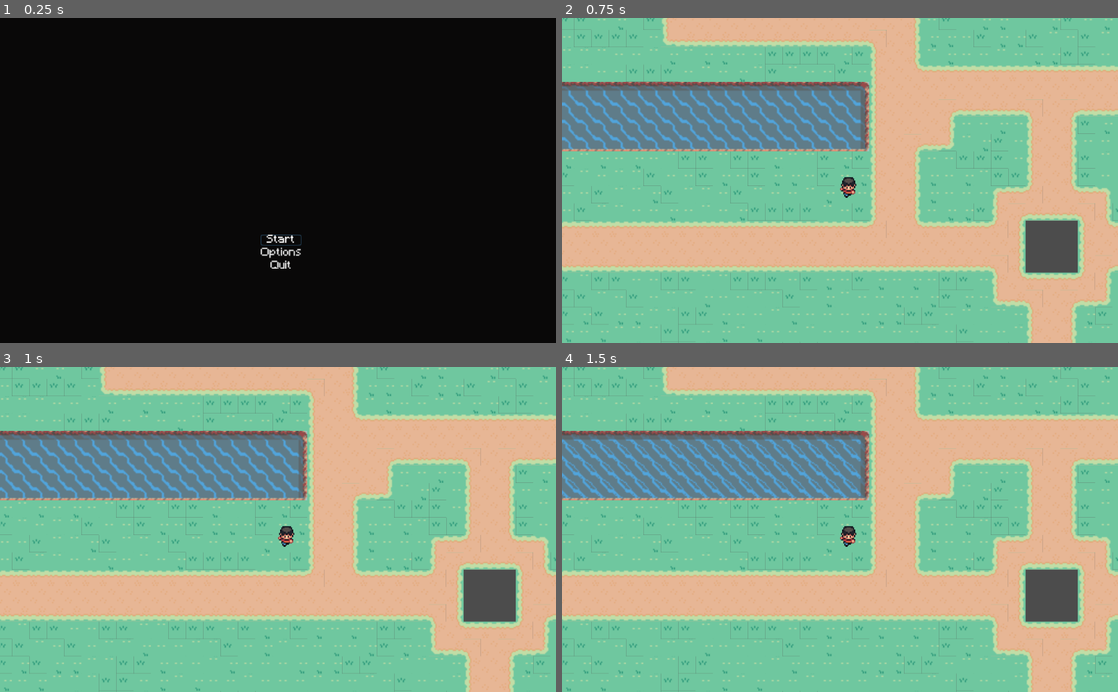
Above: before the commit, frames 1-4 (two rows, left to right).
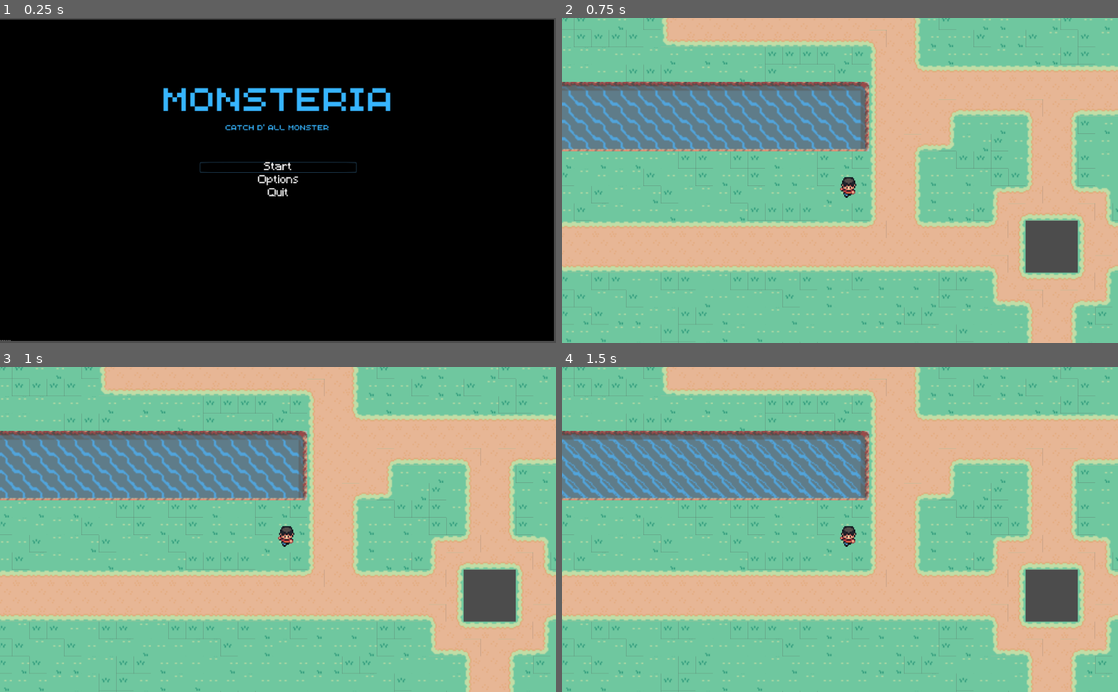
Above: after the commit, the same moments.

Repository: jvnzzy/TubesPGD
Game: Godot game, scene res://Menu.tscn
The game is run twice, just before and just after one commit, with the same random seed, the same clock (stepped at 60 frames per second) and the same inputs. This scene is started directly instead of the project's main scene.
Inputs:
- Up to frame 1 (0.25 s): no input
- Up to frame 2 (0.75 s): click "Start" at 0.5 s
- Up to frame 3 (1 s): no input
- Up to frame 4 (1.5 s): hold W (atas) from 1.28 s (still down)

The runs differ from the first frame. In frame 1, 3.8% of the frame differs, in the area x 0-100%, y 0-100%; in frame 2, nothing differs; in frame 3, nothing differs; in frame 4, nothing differs.
Error in both runs: Attempt to call function 'get' in base 'null instance' on a null instance. (res://Player.gd:43)

Commit message:
Add files via upload

Diff:
--- a/Tubes/Menu.tscn
+++ b/Tubes/Menu.tscn
@@ -1,27 +1,46 @@
-[gd_scene load_steps=9 format=2]
+[gd_scene load_steps=16 format=2]
 
 [ext_resource path="res://Menu.gd" type="Script" id=1]
 [ext_resource path="res://Assets/Font/Minecraft.ttf" type="DynamicFontData" id=2]
+[ext_resource path="res://Assets/backgorund/bgitemGame.png" type="Texture" id=3]
 
 [sub_resource type="DynamicFont" id=1]
 size = 20
 font_data = ExtResource( 2 )
 
-[sub_resource type="StyleBoxFlat" id=2]
+[sub_resource type="StyleBoxFlat" id=10]
+bg_color = Color( 0.6, 0.6, 0.6, 0 )
+
+[sub_resource type="StyleBoxFlat" id=9]
+bg_color = Color( 0.6, 0.6, 0.6, 0 )
+
+[sub_resource type="StyleBoxFlat" id=6]
 bg_color = Color( 0.6, 0.6, 0.6, 0 )
 
 [sub_resource type="DynamicFont" id=3]
 size = 20
 font_data = ExtResource( 2 )
 
-[sub_resource type="StyleBoxFlat" id=4]
+[sub_resource type="StyleBoxFlat" id=11]
+bg_color = Color( 0.6, 0.6, 0.6, 0 )
+
+[sub_resource type="StyleBoxFlat" id=12]
+bg_color = Color( 0.6, 0.6, 0.6, 0 )
+
+[sub_resource type="StyleBoxFlat" id=7]
 bg_color = Color( 0.6, 0.6, 0.6, 0 )
 
 [sub_resource type="DynamicFont" id=5]
 size = 20
 font_data = ExtResource( 2 )
 
-[sub_resource type="StyleBoxFlat" id=6]
+[sub_resource type="StyleBoxFlat" id=13]
+bg_color = Color( 0.6, 0.6, 0.6, 0 )
+
+[sub_resource type="StyleBoxFlat" id=14]
+bg_color = Color( 0.6, 0.6, 0.6, 0 )
+
+[sub_resource type="StyleBoxFlat" id=8]
 bg_color = Color( 0.6, 0.6, 0.6, 0 )
 
 [node name="Control" type="Control"]
@@ -29,44 +48,53 @@
 anchor_bottom = 1.0
 script = ExtResource( 1 )
 
-[node name="ColorRect" type="ColorRect" parent="."]
-anchor_right = 1.0
-anchor_bottom = 1.0
-color = Color( 0.0392157, 0.0352941, 0.0352941, 1 )
+[node name="BgitemGame" type="Sprite" parent="."]
+position = Vector2( 510, 299.25 )
+scale = Vector2( 0.796875, 0.822917 )
+texture = ExtResource( 3 )
 
 [node name="VBoxContainer" type="VBoxContainer" parent="."]
 anchor_left = 0.5
-anchor_top = 1.0
+anchor_top = 0.5
 anchor_right = 0.5
-anchor_bottom = 1.0
-margin_left = -32.0
-margin_top = -200.0
-margin_right = 31.0
-margin_bottom = -132.0
+anchor_bottom = 0.5
+margin_left = -144.5
+margin_top = -34.0
+margin_right = 144.5
+margin_bottom = 34.0
 
 [node name="StartButton" type="Button" parent="VBoxContainer"]
-margin_right = 75.0
+margin_right = 289.0
 margin_bottom = 20.0
 focus_neighbour_top = NodePath("../QuitButton")
+custom_colors/font_color_hover = Color( 0.219608, 0.713726, 1, 1 )
 custom_fonts/font = SubResource( 1 )
-custom_styles/normal = SubResource( 2 )
+custom_styles/hover = SubResource( 10 )
+custom_styles/pressed = SubResource( 9 )
+custom_styles/normal = SubResource( 6 )
 text = "Start"
 
 [node name="OptionsButton" type="Button" parent="VBoxContainer"]
 margin_top = 24.0
-margin_right = 75.0
+margin_right = 289.0
 margin_bottom = 44.0
+custom_colors/font_color_hover = Color( 0.219608, 0.713726, 1, 1 )
 custom_fonts/font = SubResource( 3 )
-custom_styles/normal = SubResource( 4 )
+custom_styles/hover = SubResource( 11 )
+custom_styles/pressed = SubResource( 12 )
+custom_styles/normal = SubResource( 7 )
 text = "Options"
 
 [node name="QuitButton" type="Button" parent="VBoxContainer"]
 margin_top = 48.0
-margin_right = 75.0
+margin_right = 289.0
 margin_bottom = 68.0
 focus_neighbour_bottom = NodePath("../StartButton")
+custom_colors/font_color_hover = Color( 0.219608, 0.713726, 1, 1 )
 custom_fonts/font = SubResource( 5 )
-custom_styles/normal = SubResource( 6 )
+custom_styles/hover = SubResource( 13 )
+custom_styles/pressed = SubResource( 14 )
+custom_styles/normal = SubResource( 8 )
 text = "Quit"
 
 [connection signal="pressed" from="VBoxContainer/StartButton" to="." method="_on_StartButton_pressed"]
